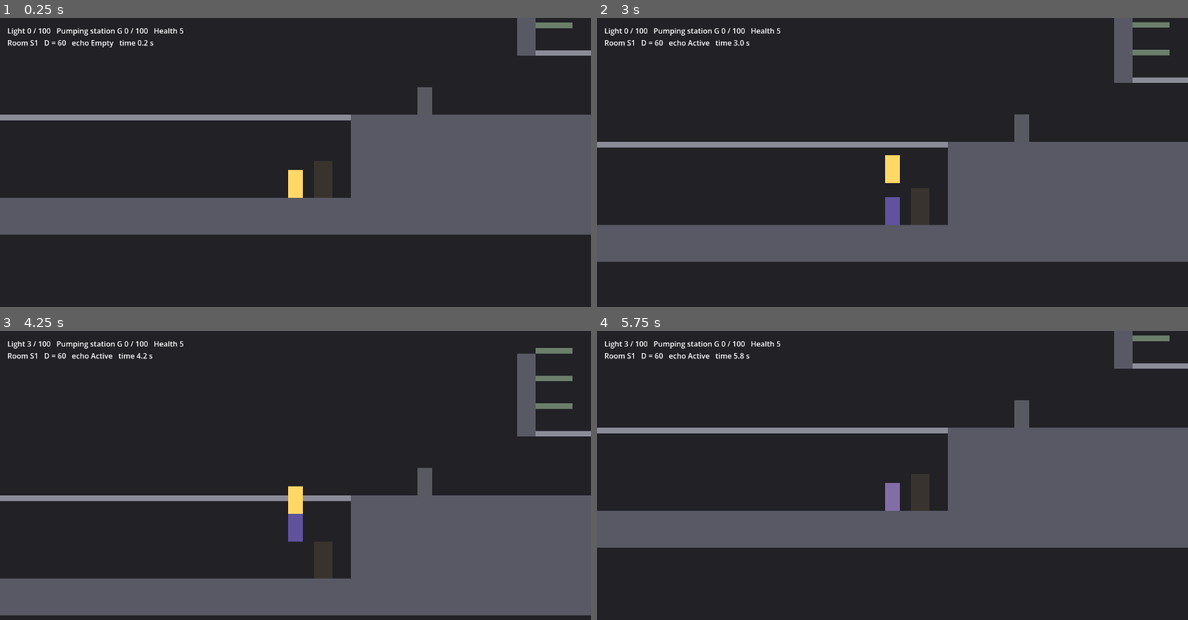
Above: before the commit, frames 1-4 (two rows, left to right).
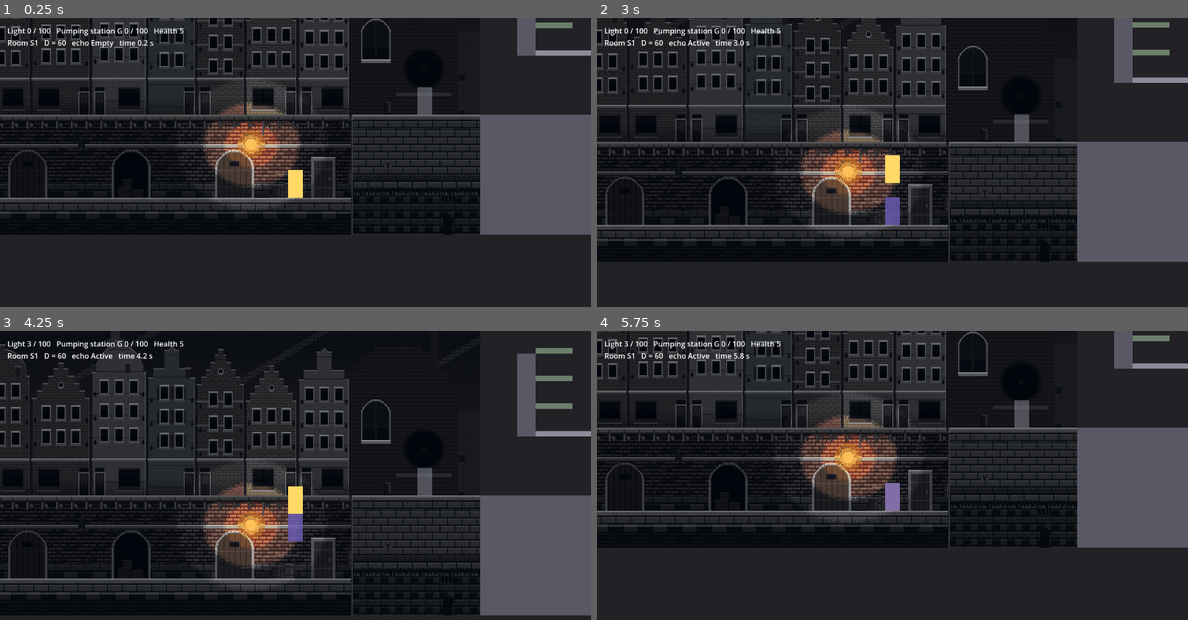
Above: after the commit, the same moments.

Repository: cesarvangerwen-glitch/echoborn
Game: Godot game, scene res://levels/kadewijk/kadewijk.tscn
Same seed, same stepped clock (60 frames per second), same inputs: the game is played once before the commit and once after it. This scene is started directly instead of the project's main scene.
Inputs (mouse positions are in pixels of both pictures, inside the frame that each line leads up to):
- Up to frame 1 (0.25 s): no input
- Up to frame 2 (3 s): tap Enter (p2_join) at 0.5, 2.75 s; move the mouse to (1022, 168) at 0.52 s; hold D 0.53-1.25 s; tap E (p1_attack) at 0.6 s; click (1022, 168) at 0.67 s; tap Space at 0.77, 2 s; drag from (774, 200) to (780, 70) at 1.27 s; move the mouse to (951, 110) at 2.02 s; hold A 2.03-2.75 s; tap Ctrl (p2_attack) at 2.1 s; click (951, 110) at 2.17 s; drag from (862, 249) to (715, 133) at 2.77 s
- Up to frame 3 (4.25 s): move the mouse to (472, 547) at 3.52 s; hold D from 3.53 s (still down); hold Backspace (p2_leave) from 3.53 s (still down); click (472, 547) at 3.67 s; tap Space at 3.77 s
- Up to frame 4 (5.75 s): release D at 4.25 s; release Backspace (p2_leave) at 4.25 s; drag from (715, 446) to (803, 414) at 4.27 s; move the mouse to (922, 495) at 5.02 s; hold D from 5.03 s (still down); tap 2 at 5.1 s; click (922, 495) at 5.17 s

The runs differ from the first frame. In frame 1, 32% of the frame differs, in the area x 0-82%, y 0-75%; in frame 2, 33%; in frame 3, 33%, in the area x 0-82%, y 0-99%; in frame 4, 32%.

Commit message:
[Technical Artist] Kadewijk-art gekoppeld: lagen S1/S3, eenrichting per D, --import in CI (#226) (#230)
* [technical-artist] Kadewijk-art gekoppeld: lagen S1/S3, eenrichting per D, --import in CI (#226)

- kadewijk_art.gd: node Art in s1_kade_ingang.tscn en s3_vismarkt.tscn met
  de vijf lagen als Sprite2D (z-index uit het manifest, filter Nearest); de
  galerij en treden van B1 als NinePatchRect op Layout.blocks(S1, D);
  set_staat() voor grijs/half/kleur; grijze placeholders en de Proloogdeur uit.
- .import-bestanden van game/art/wereld/kadewijk/ (Lossless, mipmaps uit,
  fix_alpha_border) zodat de UID's in de scènes vast liggen.
- test_kadewijk_art.gd: lagen geladen en op de collision (per kolom, bij
  D 60/90/120/180), stukken schuiven mee met D, staten wisselen.
- CI: stap godot --headless --path game --import vóór de tests (TD beslist).

Co-Authored-By: Claude Opus 5.5 <noreply@anthropic.com>
Claude-Session: https://claude.ai/code/session_01L3XQzdriNtvnGNbD7MXBzF

* [technical-artist] Achtergrond van de wijk onder de art; test op bedekking (#226)

De Achtergrond-polygon van kadewijk.tscn stond op z 0 en bedekte de lagen
met een negatieve z-index (alleen `voor` was te zien). Nu z -100. De test
controleert dat geen vlak dat de hele kamer bedekt boven `achter` ligt.
Render in de engine: docs/art/slice/eindkwaliteit/godot_koppeling_s1_s3.png.

Co-Authored-By: Claude Opus 5.5 <noreply@anthropic.com>
Claude-Session: https://claude.ai/code/session_01L3XQzdriNtvnGNbD7MXBzF

* [technical-artist] TD-punten PR #230: .import/.uid committen, CI-controle, besluit (c) (#226)

- 246 .import-bestanden in game/art/ui/ en 4 .uid in game/tests/, zoals de
  import ze maakt (bronbestanden ongewijzigd).
- CI: de importstap wordt rood bij een .import/.uid in game/ buiten git.
- setup.md §6 besluit (c), standaarden.md r34/r72, ontwerp.md R4 (teksten TD).

Co-Authored-By: Claude Opus 5.5 <noreply@anthropic.com>
Claude-Session: https://claude.ai/code/session_01L3XQzdriNtvnGNbD7MXBzF

* [technical-artist] .uid van test_kadewijk_boss.gd (uit #229) committen, besluit TD (c) (#226)

Co-Authored-By: Claude Opus 5.5 <noreply@anthropic.com>
Claude-Session: https://claude.ai/code/session_01L3XQzdriNtvnGNbD7MXBzF

---------

Co-authored-by: Claude Opus 5.5 <noreply@anthropic.com>

Diff:
--- a/game/levels/kadewijk/kadewijk.tscn
+++ b/game/levels/kadewijk/kadewijk.tscn
@@ -39,6 +39,7 @@
 script = ExtResource("1_wijk")
 
 [node name="Achtergrond" type="Polygon2D" parent="."]
+z_index = -100
 color = Color(0.13, 0.13, 0.15, 1)
 polygon = PackedVector2Array(0, -220, 5760, -220, 5760, 740, 0, 740)
 
--- /dev/null
+++ b/game/levels/kadewijk/kadewijk_art.gd
@@ -0,0 +1,143 @@
+extends Node2D
+## De art van één kamer van de Kadewijk (Technical Artist, #226; overdracht
+## van de Art Director in `docs/art/slice-kadewijk.md` §9.4, manifest
+## `res://art/wereld/kadewijk/kadewijk_kamers.json`).
+##
+## Staat als node `Art` in de kamerscène (`s1_kade_ingang.tscn`,
+## `s3_vismarkt.tscn`), onder de wortel van de inhoud. Die wortel staat op
+## `-midden van de kamer`, dus alles hieronder staat in wereldcoördinaten
+## (zoals `kadewijk_inhoud.gd`).
+##
+## - De lagen staan als `Sprite2D` in de scène (`Achter`, `Midden`,
+##   `Speelvlak`, `Licht`, `Voor`; z-index en bestanden uit het manifest,
+##   linksboven op `Layout.ROOMS[id].position`). `speelvlak` valt per kolom
+##   precies op de bovenkant van de vaste blokken (`test_kadewijk_art.gd`).
+## - Wat van D afhangt (in S1 de galerij en de treden van B1), is geen deel van
+##   de laag: hier komt per blok uit `Layout.blocks(kamer_id, D)` een
+##   `NinePatchRect` uit de eenrichtingsatlas, met het loopvlak (rij 0) op de
+##   bovenkant van het blok. Zo schuiven de stukken mee met D.
+## - Toestand `grijs` / `half` / `kleur`: zolang de LUT-shader er niet is,
+##   wisselt `set_staat()` de textures. De waterstand (`s`) bestaat nog niet;
+##   de GP roept dit later aan (`grijs` bij `s < 2`, `kleur` bij `s = 2`).
+## - De grijze placeholder-polygons van de blokken en de nodes in `verberg`
+##   (de `Proloogdeur`, die in `midden` zit) gaan uit. Collision blijft.
+
+const Layout = preload("res://levels/kadewijk/kadewijk_layout.gd")
+const Inhoud = preload("res://levels/kadewijk/kadewijk_inhoud.gd")
+
+const DIR := "res://art/wereld/kadewijk/"
+const MANIFEST := DIR + "kadewijk_kamers.json"
+const STATEN := ["grijs", "half", "kleur"]
+## Laagnaam in het manifest → node in de scène.
+const LAGEN := {"achter": "Achter", "midden": "Midden", "speelvlak": "Speelvlak", "licht": "Licht", "voor": "Voor"}
+## Net boven `speelvlak` (−10), onder `licht` (−5).
+const EENRICHTING_Z := -9
+
+## Kamer in `Layout` (bv. `&"S1"`).
+@export var kamer_id: StringName = &""
+## Sleutel van de kamer in het manifest (bv. `s1_kade_ingang`).
+@export var naam: String = ""
+## Placeholders die in de art zitten en uit moeten (bv. `../Proloogdeur`).
+@export var verberg: Array[NodePath] = []
+
+var staat := "grijs"
+
+static var _manifest: Dictionary = {}
+
+
+static func manifest() -> Dictionary:
+	if _manifest.is_empty():
+		var tekst := FileAccess.get_file_as_string(MANIFEST)
+		var data = JSON.parse_string(tekst)
+		if data is Dictionary:
+			_manifest = data
+		else:
+			push_error("KadewijkArt: manifest %s leest niet" % MANIFEST)
+	return _manifest
+
+
+func _ready() -> void:
+	texture_filter = CanvasItem.TEXTURE_FILTER_NEAREST
+	_bouw_eenrichting(Inhoud.tail)
+	var ouder := get_parent()
+	if ouder != null and not ouder.is_node_ready():
+		ouder.ready.connect(_verberg_placeholders, CONNECT_ONE_SHOT)
+	else:
+		_verberg_placeholders()
+
+
+## Wisselt alle lagen en stukken naar `nieuw` (`grijs`, `half` of `kleur`).
+func set_staat(nieuw: String) -> void:
+	if not STATEN.has(nieuw):
+		push_error("KadewijkArt: onbekende staat %s" % nieuw)
+		return
+	staat = nieuw
+	var kamer: Dictionary = manifest().get("kamers", {}).get(naam, {})
+	for laag: Dictionary in kamer.get("lagen", []):
+		var sprite := get_node_or_null(String(LAGEN.get(laag["naam"], ""))) as Sprite2D
+		var bestand: String = laag["bestanden"].get(nieuw, "")
+		if sprite != null and bestand != "":
+			sprite.texture = load(DIR + bestand)
+	var atlas := _atlas(nieuw)
+	for np in _stukken():
+		np.texture = atlas
+
+
+## De eenrichtingsstukken van deze kamer (leeg als de kamer er geen heeft).
+func _stukken() -> Array[NinePatchRect]:
+	var out: Array[NinePatchRect] = []
+	var map := get_node_or_null(^"Eenrichting")
+	if map != null:
+		for child in map.get_children():
+			if child is NinePatchRect:
+				out.append(child)
+	return out
+
+
+func _atlas(st: String) -> Texture2D:
+	var bestand: String = manifest().get("eenrichting", {}).get("atlas", {}).get(st, "")
+	return load(DIR + bestand) if bestand != "" else null
+
+
+func _bouw_eenrichting(d: int) -> void:
+	var eenrichting: Dictionary = manifest().get("eenrichting", {})
+	var blokken: Dictionary = eenrichting.get("blokken", {})
+	var stukken: Dictionary = eenrichting.get("stukken", {})
+	var map := Node2D.new()
+	map.name = "Eenrichting"
+	map.z_index = EENRICHTING_Z
+	add_child(map)
+	var atlas := _atlas(staat)
+	for spec: Array in Layout.blocks(kamer_id, d):
+		var soort: String = blokken.get("%s/%s" % [kamer_id, spec[0]], "")
+		if soort == "":
+			continue
+		var stuk: Dictionary = stukken[soort]
+		var rect: Rect2 = spec[1]
+		var region: Array = stuk["region"]
+		var np := NinePatchRect.new()
+		np.name = String(spec[0])
+		np.mouse_filter = Control.MOUSE_FILTER_IGNORE
+		np.texture = atlas
+		np.region_rect = Rect2(region[0], region[1], region[2], region[3])
+		np.patch_margin_left = int(stuk["marge_links"])
+		np.patch_margin_right = int(stuk["marge_rechts"])
+		if stuk.get("herhaal", "") == "tile":
+			np.axis_stretch_horizontal = NinePatchRect.AXIS_STRETCH_MODE_TILE
+		np.position = rect.position
+		np.size = Vector2(rect.size.x, region[3])
+		map.add_child(np)
+
+
+## Na de `_ready` van de inhoud (die bouwt de blokken pas dan).
+func _verberg_placeholders() -> void:
+	var blokken := get_parent().get_node_or_null(^"Blokken") if get_parent() else null
+	if blokken != null:
+		for body in blokken.get_children():
+			for child in body.get_children():
+				if child is Polygon2D:
+					(child as Polygon2D).visible = false
+	for pad in verberg:
+		var node := get_node_or_null(pad) as CanvasItem
+		if node != null:
+			node.visible = false
--- a/game/levels/kadewijk/s1_kade_ingang.tscn
+++ b/game/levels/kadewijk/s1_kade_ingang.tscn
@@ -1,7 +1,13 @@
-[gd_scene load_steps=4 format=3]
+[gd_scene load_steps=10 format=3]
 
 [ext_resource type="Script" path="res://levels/kadewijk/kadewijk_inhoud.gd" id="1_inhoud"]
 [ext_resource type="Script" path="res://scripts/save/checkpoint.gd" id="2_checkpoint"]
+[ext_resource type="Script" path="res://levels/kadewijk/kadewijk_art.gd" id="10_art"]
+[ext_resource type="Texture2D" uid="uid://b5tqv0u7qeica" path="res://art/wereld/kadewijk/s1_kade_ingang_achter_grijs.png" id="11_achter"]
+[ext_resource type="Texture2D" uid="uid://bv1uaj28hp5n7" path="res://art/wereld/kadewijk/s1_kade_ingang_midden_grijs.png" id="12_midden"]
+[ext_resource type="Texture2D" uid="uid://bawq6fn53orlp" path="res://art/wereld/kadewijk/s1_kade_ingang_speelvlak_grijs.png" id="13_speelvlak"]
+[ext_resource type="Texture2D" uid="uid://bm36iktj7judw" path="res://art/wereld/kadewijk/s1_kade_ingang_licht_grijs.png" id="14_licht"]
+[ext_resource type="Texture2D" uid="uid://dg07h8sh17u2v" path="res://art/wereld/kadewijk/s1_kade_ingang_voor_grijs.png" id="15_voor"]
 
 [sub_resource type="RectangleShape2D" id="Rect_checkpoint"]
 size = Vector2(40, 40)
@@ -10,6 +16,43 @@
 position = Vector2(-320, -180)
 script = ExtResource("1_inhoud")
 kamer_id = &"S1"
+
+[node name="Art" type="Node2D" parent="."]
+texture_filter = 1
+script = ExtResource("10_art")
+kamer_id = &"S1"
+naam = "s1_kade_ingang"
+verberg = Array[NodePath]([NodePath("../Proloogdeur")])
+
+[node name="Achter" type="Sprite2D" parent="Art"]
+z_index = -30
+position = Vector2(0, 0)
+texture = ExtResource("11_achter")
+centered = false
+
+[node name="Midden" type="Sprite2D" parent="Art"]
+z_index = -20
+position = Vector2(0, 0)
+texture = ExtResource("12_midden")
+centered = false
+
+[node name="Speelvlak" type="Sprite2D" parent="Art"]
+z_index = -10
+position = Vector2(0, 0)
+texture = ExtResource("13_speelvlak")
+centered = false
+
+[node name="Licht" type="Sprite2D" parent="Art"]
+z_index = -5
+position = Vector2(0, 0)
+texture = ExtResource("14_licht")
+centered = false
+
+[node name="Voor" type="Sprite2D" parent="Art"]
+z_index = 20
+position = Vector2(0, 0)
+texture = ExtResource("15_voor")
+centered = false
 
 [node name="Proloogdeur" type="Polygon2D" parent="."]
 position = Vector2(470, 320)
--- a/game/levels/kadewijk/s3_vismarkt.tscn
+++ b/game/levels/kadewijk/s3_vismarkt.tscn
@@ -1,12 +1,54 @@
-[gd_scene load_steps=3 format=3]
+[gd_scene load_steps=9 format=3]
 
 [ext_resource type="Script" path="res://levels/kadewijk/kadewijk_inhoud.gd" id="1_inhoud"]
 [ext_resource type="Script" path="res://scripts/combat/slice_enemy.gd" id="2_enemy"]
+[ext_resource type="Script" path="res://levels/kadewijk/kadewijk_art.gd" id="10_art"]
+[ext_resource type="Texture2D" uid="uid://6lhkpilpqpbd" path="res://art/wereld/kadewijk/s3_vismarkt_achter_grijs.png" id="11_achter"]
+[ext_resource type="Texture2D" uid="uid://4f5j0rsdhu2a" path="res://art/wereld/kadewijk/s3_vismarkt_midden_grijs.png" id="12_midden"]
+[ext_resource type="Texture2D" uid="uid://b44rnudqbxjmm" path="res://art/wereld/kadewijk/s3_vismarkt_speelvlak_grijs.png" id="13_speelvlak"]
+[ext_resource type="Texture2D" uid="uid://xc0aggd6aup0" path="res://art/wereld/kadewijk/s3_vismarkt_licht_grijs.png" id="14_licht"]
+[ext_resource type="Texture2D" uid="uid://v3xi8lybsktl" path="res://art/wereld/kadewijk/s3_vismarkt_voor_grijs.png" id="15_voor"]
 
 [node name="S3Inhoud" type="Node2D"]
 position = Vector2(-2080, -180)
 script = ExtResource("1_inhoud")
 kamer_id = &"S3"
+
+[node name="Art" type="Node2D" parent="."]
+texture_filter = 1
+script = ExtResource("10_art")
+kamer_id = &"S3"
+naam = "s3_vismarkt"
+
+[node name="Achter" type="Sprite2D" parent="Art"]
+z_index = -30
+position = Vector2(1600, 0)
+texture = ExtResource("11_achter")
+centered = false
+
+[node name="Midden" type="Sprite2D" parent="Art"]
+z_index = -20
+position = Vector2(1600, 0)
+texture = ExtResource("12_midden")
+centered = false
+
+[node name="Speelvlak" type="Sprite2D" parent="Art"]
+z_index = -10
+position = Vector2(1600, 0)
+texture = ExtResource("13_speelvlak")
+centered = false
+
+[node name="Licht" type="Sprite2D" parent="Art"]
+z_index = -5
+position = Vector2(1600, 0)
+texture = ExtResource("14_licht")
+centered = false
+
+[node name="Voor" type="Sprite2D" parent="Art"]
+z_index = 20
+position = Vector2(1600, 0)
+texture = ExtResource("15_voor")
+centered = false
 
 [node name="Golf1" type="Node2D" parent="."]
 
--- a/game/tests/run_tests.gd
+++ b/game/tests/run_tests.gd
@@ -58,6 +58,7 @@
 	"res://tests/test_boss_runs.gd",
 	"res://tests/test_kadewijk.gd",
 	"res://tests/test_kadewijk_deel2.gd",
+	"res://tests/test_kadewijk_art.gd",
 	"res://tests/test_kadewijk_boss.gd",
 ]
 
--- /dev/null
+++ b/game/tests/test_kadewijk_art.gd
@@ -0,0 +1,247 @@
+extends RefCounted
+## Tests voor de art-koppeling van de Kadewijk (Technical Artist, #226;
+## `docs/art/slice-kadewijk.md` §9.3–§9.4, manifest
+## `res://art/wereld/kadewijk/kadewijk_kamers.json`, `kadewijk_art.gd`).
+##
+## Via de echte gebiedsscène en de AreaLoader, bij D = 60, 90, 120 en 180:
+## - de lagen van S1 en S3 zijn geladen: per laag uit het manifest een
+##   `Sprite2D` met texture, zo groot als de kamer, linksboven op de kamer, met
+##   de z-index van het manifest en filter Nearest, en geen vlak dat de hele
+##   kamer bedekt (de `Achtergrond` van de wijk) ligt erboven;
+## - **de art valt op de collision**: per kolom van de kamer ligt de eerste
+##   dekkende pixel van `speelvlak` (grijs, half en kleur) precies op de
+##   bovenkant van het hoogste vaste blok in die kolom (de blokken zoals de
+##   AreaLoader ze bouwde, niet de layout); de eenrichtingsstukken (galerij,
+##   treden van B1) liggen met hun loopvlak (rij 0 van het stuk, dekkend) op
+##   de bovenkant van hun blok en zijn even breed, dus ze schuiven mee met D;
+## - de grijze placeholders zijn uit, de collision blijft aan;
+## - `set_staat()` wisselt naar half en kleur en terug.
+##
+## Leest de PNG's voor de pixelcontrole met `Image.load_from_file` (de bron,
+## niet de importcache); de sprites zelf laden via de import (CI: `--import`).
+
+const Scene := preload("res://levels/kadewijk/kadewijk.tscn")
+const Bot = preload("res://levels/kadewijk/kadewijk_bot.gd")
+const Layout = preload("res://levels/kadewijk/kadewijk_layout.gd")
+const Progress = preload("res://scripts/save/progress.gd")
+const KadewijkArt = preload("res://levels/kadewijk/kadewijk_art.gd")
+
+const DS := [60, 90, 120, 180]
+const KAMERS := {&"S1": "s1_kade_ingang", &"S3": "s3_vismarkt"}
+
+
+func _wijk(t, d: int, start: StringName) -> Array:
+	var progress := Progress.new()
+	progress.name = "TestProgress"
+	t.tree.root.add_child(progress)
+	var wijk = Scene.instantiate()
+	wijk.tail = d
+	wijk.echo_on = false
+	wijk.show_hud = false
+	wijk.progress = progress
+	wijk.start_at = Layout.ROOM_START[start]
+	wijk.input_override = Bot.new(wijk, d, start)
+	t.tree.root.add_child(wijk)
+	return [wijk, progress]
+
+
+func _free(t, parts: Array) -> void:
+	parts[0].queue_free()
+	parts[1].queue_free()
+	await t.tree.process_frame
+
+
+func _image(bestand: String) -> Image:
+	return Image.load_from_file(ProjectSettings.globalize_path(KadewijkArt.DIR + bestand))
+
+
+## Z-index waarmee `item` getekend wordt (relatief opgeteld langs de ouders).
+func _z(item: CanvasItem) -> int:
+	var z := 0
+	var node: Node = item
+	while node is CanvasItem:
+		z += (node as CanvasItem).z_index
+		if not (node as CanvasItem).z_as_relative:
+			break
+		node = node.get_parent()
+	return z
+
+
+## Wereldrechthoek van een blok zoals het gebouwd is (vorm × plek van het lichaam).
+func _body_rect(body: StaticBody2D) -> Rect2:
+	var shape := body.get_child(0) as CollisionShape2D
+	var size: Vector2 = (shape.shape as RectangleShape2D).size
+	return Rect2(shape.global_position - size * 0.5, size)
+
+
+func _check_kamer(t, wijk, id: StringName, d: int) -> void:
+	var naam: String = KAMERS[id]
+	var room: Rect2 = Layout.ROOMS[id]
+	var kamer_m: Dictionary = KadewijkArt.manifest()["kamers"][naam]
+	var eenrichting: Dictionary = KadewijkArt.manifest()["eenrichting"]
+	var tag := "%s D=%d" % [id, d]
+	var inhoud: Node = wijk.loader.kamers[id].inhoud_node
+	t.check(inhoud != null, "%s: inhoud niet geladen" % tag)
+	if inhoud == null:
+		return
+	var art := inhoud.get_node_or_null(^"Art") as Node2D
+	t.check(art != null and art.get_script() == KadewijkArt, "%s: geen node Art met kadewijk_art.gd" % tag)
+	if art == null:
+		return
+	t.check(art.texture_filter == CanvasItem.TEXTURE_FILTER_NEAREST, "%s: filter %d, verwacht Nearest" % [tag, art.texture_filter])
+	t.check(Rect2(kamer_m["wereld_rect"][0], kamer_m["wereld_rect"][1], kamer_m["wereld_rect"][2], kamer_m["wereld_rect"][3]) == room,
+		"%s: wereld_rect in het manifest %s wijkt af van de layout %s" % [tag, kamer_m["wereld_rect"], room])
+
+	# 1. De lagen zijn geladen en staan op de kamer.
+	for laag: Dictionary in kamer_m["lagen"]:
+		var sprite := art.get_node_or_null(String(KadewijkArt.LAGEN[laag["naam"]])) as Sprite2D
+		t.check(sprite != null, "%s: geen Sprite2D voor laag %s" % [tag, laag["naam"]])
+		if sprite == null:
+			continue
+		var tex := sprite.texture
+		t.check(tex != null and tex.resource_path == KadewijkArt.DIR + String(laag["bestanden"]["grijs"]),
+			"%s %s: texture %s, verwacht %s" % [tag, laag["naam"], tex.resource_path if tex else null, laag["bestanden"]["grijs"]])
+		t.check(tex != null and Vector2(tex.get_size()) == room.size, "%s %s: texture %s, kamer %s" % [tag, laag["naam"], tex.get_size() if tex else null, room.size])
+		t.check(sprite.global_position.is_equal_approx(room.position) and not sprite.centered,
+			"%s %s: linksboven op %s (centered %s), verwacht %s" % [tag, laag["naam"], sprite.global_position, sprite.centered, room.position])
+		t.check(sprite.z_index == int(laag["z_index"]) and sprite.is_visible_in_tree(),
+			"%s %s: z %d zichtbaar %s, manifest z %d" % [tag, laag["naam"], sprite.z_index, sprite.is_visible_in_tree(), int(laag["z_index"])])
+
+	# 1b. Niets dat de hele kamer bedekt (een achtergrondvlak), ligt boven `achter`: anders zie
+	# je alleen de lagen met een hogere z-index.
+	var z_achter := _z(art.get_node(^"Achter"))
+	for item in wijk.find_children("*", "Polygon2D", true, false):
+		var poly := item as Polygon2D
+		if art.is_ancestor_of(poly) or not poly.is_visible_in_tree() or poly.polygon.is_empty():
+			continue
+		var box := Rect2(poly.global_transform * poly.polygon[0], Vector2.ZERO)
+		for pt in poly.polygon:
+			box = box.expand(poly.global_transform * pt)
+		if box.encloses(room):
+			t.check(_z(poly) < z_achter, "%s: %s bedekt de kamer met z %d, boven achter (%d)" % [tag, poly.get_path(), _z(poly), z_achter])
+
+	# 2. De blokken zoals ze gebouwd zijn: vast (in `speelvlak`) of een eenrichtingsstuk.
+	var vast: Array[Rect2] = []
+	var stukken := {}
+	var n_bodies := 0
+	for body in inhoud.get_node(^"Blokken").get_children():
+		if not body is StaticBody2D:
+			continue
+		n_bodies += 1
+		var rect := _body_rect(body)
+		var soort: String = eenrichting["blokken"].get("%s/%s" % [id, body.name], "")
+		if soort != "":
+			stukken[String(body.name)] = [rect, soort, (body.get_child(0) as CollisionShape2D).one_way_collision]
+		elif rect.end.y > room.position.y:
+			vast.append(rect)
+		for child in body.get_children():
+			if child is Polygon2D:
+				t.check(not (child as Polygon2D).visible, "%s: placeholder van %s staat nog aan" % [tag, body.name])
+		t.check(body.collision_layer != 0, "%s: collision van %s is uit" % [tag, body.name])
+	t.check(n_bodies == Layout.blocks(id, d).size(), "%s: %d blokken, layout %d" % [tag, n_bodies, Layout.blocks(id, d).size()])
+
+	# 3. `speelvlak` valt per kolom precies op de bovenkant van de vaste blokken.
+	for st: String in KadewijkArt.STATEN:
+		var speelvlak: Dictionary = (kamer_m["lagen"] as Array).filter(func(l: Dictionary) -> bool: return l["naam"] == "speelvlak")[0]
+		var img := _image(speelvlak["bestanden"][st])
+		t.check(img != null and Vector2(img.get_size()) == room.size, "%s: speelvlak_%s leest niet of heeft de verkeerde maat" % [tag, st])
+		if img == null:
+			continue
+		var fout: Array = []
+		for x in img.get_width():
+			var wx := room.position.x + x + 0.5
+			var verwacht := -1
+			for r: Rect2 in vast:
+				if wx >= r.position.x and wx < r.end.x:
+					var top := maxi(int(round(r.position.y - room.position.y)), 0)
+					verwacht = top if verwacht < 0 else mini(verwacht, top)
+			var eerste := -1
+			for y in img.get_height():
+				if img.get_pixel(x, y).a > 0.0:
+					eerste = y
+					break
+			if eerste != verwacht:
+				fout.append([int(wx), eerste, verwacht])
+		t.check(fout.is_empty(), "%s: speelvlak_%s valt in %d kolommen niet op de collision, bv. [x, eerste pixel, blok] %s" % [tag, st, fout.size(), fout.slice(0, 6)])
+
+	# 4. De eenrichtingsstukken liggen op hun blok (schuiven mee met D).
+	var map := art.get_node_or_null(^"Eenrichting")
+	var verwacht_stukken := 0
+	for key: String in eenrichting["blokken"]:
+		if key.begins_with(String(id) + "/"):
+			verwacht_stukken += 1
+	t.check(stukken.size() == verwacht_stukken, "%s: %d blokken met een stuk, manifest %d" % [tag, stukken.size(), verwacht_stukken])
+	t.check(map != null and map.get_child_count() == stukken.size(), "%s: %d stukken voor %d blokken" % [tag, map.get_child_count() if map else -1, stukken.size()])
+	var atlas := _image(eenrichting["atlas"]["grijs"])
+	for blok: String in stukken:
+		var rect: Rect2 = stukken[blok][0]
+		var stuk: Dictionary = eenrichting["stukken"][stukken[blok][1]]
+		t.check(stukken[blok][2], "%s: %s heeft een stuk maar is geen eenrichting" % [tag, blok])
+		var np := map.get_node_or_null(blok) as NinePatchRect if map else null
+		t.check(np != null, "%s: geen stuk op %s" % [tag, blok])
+		if np == null:
+			continue
+		var at: Vector2 = np.get_global_transform() * Vector2.ZERO
+		t.check(at.is_equal_approx(rect.position), "%s %s: stuk op %s, blok op %s" % [tag, blok, at, rect.position])
+		t.check(is_equal_approx(np.size.x, rect.size.x) and is_equal_approx(np.size.y, float(stuk["region"][3])),
+			"%s %s: stuk %s, blok %s breed" % [tag, blok, np.size, rect.size.x])
+		var region := Rect2(stuk["region"][0], stuk["region"][1], stuk["region"][2], stuk["region"][3])
+		t.check(np.region_rect == region and np.texture != null and np.texture.resource_path == KadewijkArt.DIR + String(eenrichting["atlas"]["grijs"]),
+			"%s %s: region %s texture %s" % [tag, blok, np.region_rect, np.texture.resource_path if np.texture else null])
+		t.check(np.patch_margin_left == int(stuk["marge_links"]) and np.patch_margin_right == int(stuk["marge_rechts"])
+			and np.axis_stretch_horizontal == NinePatchRect.AXIS_STRETCH_MODE_TILE, "%s %s: marges of herhaling" % [tag, blok])
+		var dicht := true
+		for x in int(region.size.x):
+			dicht = dicht and atlas.get_pixel(int(region.position.x) + x, int(region.position.y)).a > 0.0
+		t.check(dicht, "%s %s: loopvlak (rij 0 van het stuk) niet dekkend" % [tag, blok])
+		var z: int = np.z_index + map.z_index
+		t.check(z > -10 and z < -5, "%s %s: z %d, verwacht tussen speelvlak (−10) en licht (−5)" % [tag, blok, z])
+
+
+## S1 (start) en S3 (start in S3) bij elke D: lagen geladen, op de collision.
+func test_kadewijk_art_op_collision(t) -> void:
+	for d: int in DS:
+		for id: StringName in KAMERS:
+			var parts := _wijk(t, d, id)
+			await t.tree.physics_frame
+			t.check(parts[0].start_errors.is_empty(), "%s D=%d start: %s" % [id, d, parts[0].start_errors])
+			_check_kamer(t, parts[0], id, d)
+			await _free(t, parts)
+
+
+## De galerij van B1 begint op Z = D + 30 van de keerwand: het stuk schuift mee.
+func test_kadewijk_art_galerij_schuift_mee(t) -> void:
+	var xs := {}
+	for d: int in [60, 120]:
+		var parts := _wijk(t, d, &"S1")
+		await t.tree.physics_frame
+		var np := parts[0].loader.kamers[&"S1"].inhoud_node.get_node_or_null(^"Art/Eenrichting/Galerij") as NinePatchRect
+		t.check(np != null, "D=%d: geen galerij-stuk" % d)
+		if np:
+			xs[d] = np.position.x
+			t.check(is_equal_approx(np.position.x, Layout.S1_WALL + Layout.keerzone(d)), "D=%d: galerij op x %s, verwacht %s" % [d, np.position.x, Layout.S1_WALL + Layout.keerzone(d)])
+		await _free(t, parts)
+	t.check(xs.size() == 2 and is_equal_approx(xs[120] - xs[60], 60.0), "galerij schuift %s px bij D 60 → 120, verwacht 60" % [xs.get(120, 0.0) - xs.get(60, 0.0)])
+
+
+## `set_staat()` wisselt alle lagen en stukken; de Proloogdeur (in `midden`) is uit.
+func test_kadewijk_art_staten(t) -> void:
+	var parts := _wijk(t, 60, &"S1")
+	await t.tree.physics_frame
+	var inhoud: Node = parts[0].loader.kamers[&"S1"].inhoud_node
+	var art = inhoud.get_node(^"Art")
+	var deur := inhoud.get_node_or_null(^"Proloogdeur") as CanvasItem
+	t.check(deur != null and not deur.visible, "Proloogdeur-placeholder staat nog aan")
+	t.check(inhoud.get_node_or_null(^"Checkpoint") != null and inhoud.get_node(^"BevrorenEchoBakker").visible, "checkpoint of bevroren echo weg")
+	var kamer_m: Dictionary = KadewijkArt.manifest()["kamers"]["s1_kade_ingang"]
+	for st: String in ["kleur", "half", "grijs"]:
+		art.set_staat(st)
+		t.check(art.staat == st, "staat %s, verwacht %s" % [art.staat, st])
+		for laag: Dictionary in kamer_m["lagen"]:
+			var sprite := art.get_node(String(KadewijkArt.LAGEN[laag["naam"]])) as Sprite2D
+			var want := KadewijkArt.DIR + String(laag["bestanden"][st])
+			t.check(sprite.texture != null and sprite.texture.resource_path == want, "%s %s: %s" % [st, laag["naam"], sprite.texture.resource_path if sprite.texture else null])
+		for np in art.get_node(^"Eenrichting").get_children():
+			var want_atlas := KadewijkArt.DIR + String(KadewijkArt.manifest()["eenrichting"]["atlas"][st])
+			t.check(np.texture != null and np.texture.resource_path == want_atlas, "%s %s: atlas %s" % [st, np.name, np.texture.resource_path if np.texture else null])
+	await _free(t, parts)
Not shown, added: game/art/ui/font/polderletter_groot.fnt.import
Not shown, added: game/art/ui/font/polderletter_groot.png.import
Not shown, added: game/art/ui/font/polderletter_groot.ttf.import
Not shown, added: game/art/ui/font/polderletter_naam.fnt.import
Not shown, added: game/art/ui/font/polderletter_naam.png.import
Not shown, added: game/art/ui/font/polderletter_normaal.fnt.import
Not shown, added: game/art/ui/font/polderletter_normaal.png.import
Not shown, added: game/art/ui/font/polderletter_normaal.ttf.import
Not shown, added: game/art/ui/font/polderletter_titel.fnt.import
Not shown, added: game/art/ui/font/polderletter_titel.png.import
Not shown, added: game/art/ui/glyphs/deck/a.png.import
Not shown, added: game/art/ui/glyphs/deck/a_groot.png.import
(and 286 more such lines)
